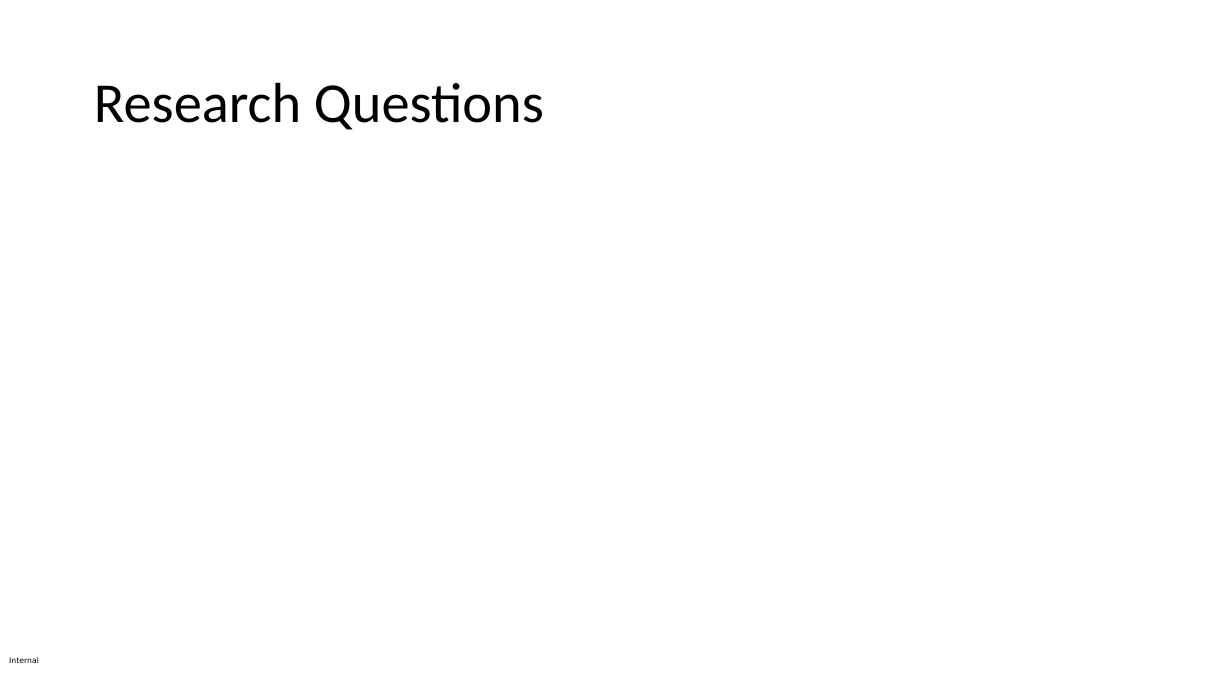
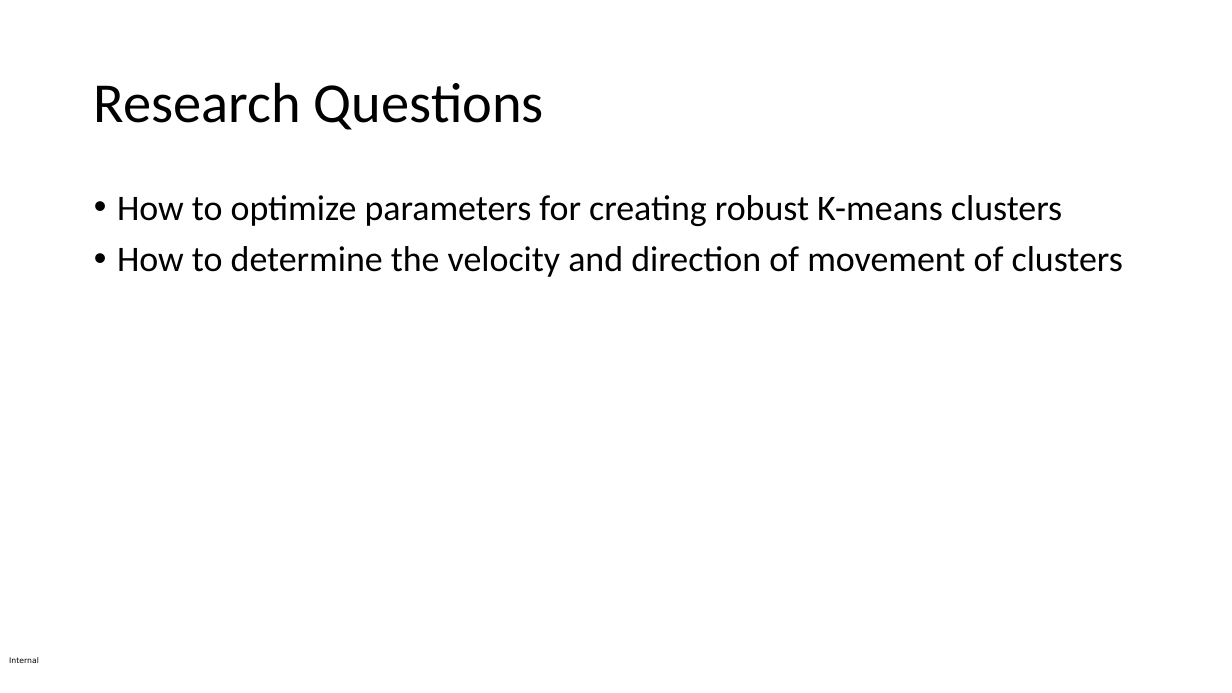
Before and after one commit to darveenvijayan/KMEANS, a slide deck: slide 4 of rpd.pptx. Drawn at 1232x693 pixels with LibreOffice and Linux fonts; fonts in the diff are those of the drawing. Boxes give left, top, right and bottom in pixels: in the first picture for what was removed or moved away, otherwise in the second. Text is boxed around its words. In the diff, an @@ line names an element or a change of style, - is before the commit and + after.

```diff
--- a/rpd.pptx
+++ b/rpd.pptx
@@ text added at bbox=[117, 195, 1123, 277], 28 pt, text #000000 @@
+• How to optimize parameters for creating robust K-means clusters
+• How to determine the velocity and direction of movement of clusters
```
Also in this commit, not shown: 1 other slide changed, 1 other file.
